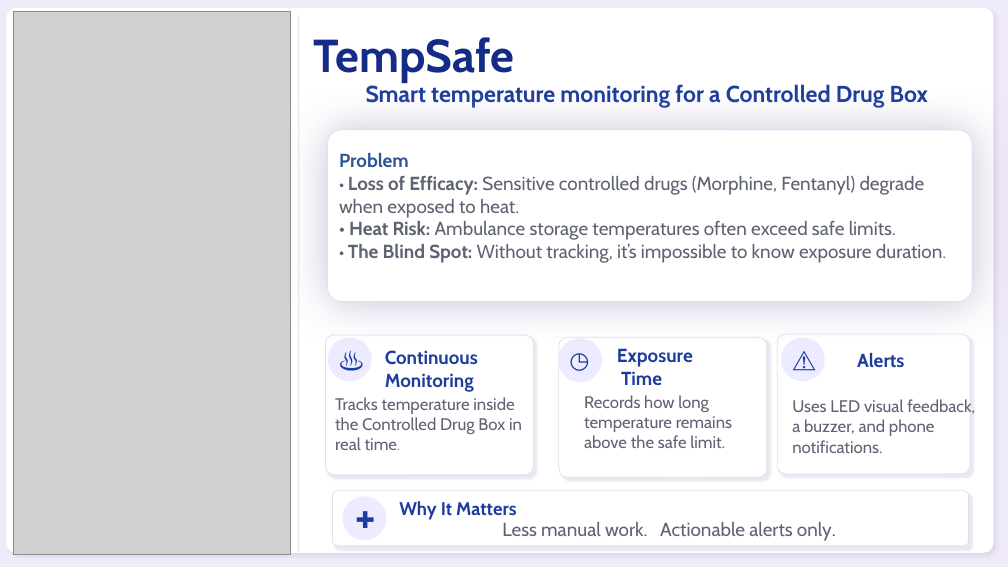
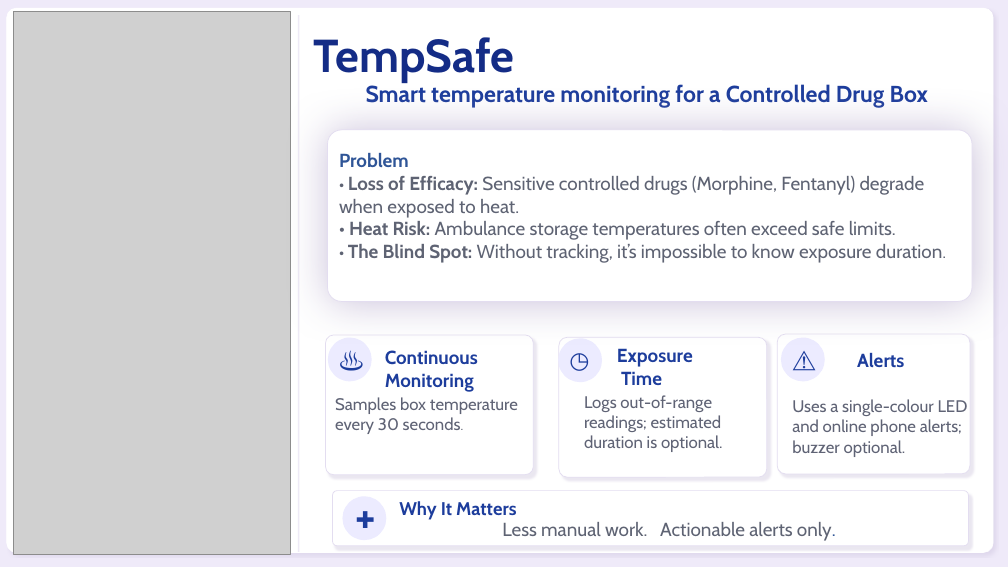
Before and after one commit to nikitsya/Smart-Box, a slide deck: slide 2 of docs/presentation/TempSafe_Elevator_Pitch.pptx. Drawn at 1008x567 pixels with LibreOffice and Linux fonts; fonts in the diff are those of the drawing; grey boxes stand for pictures. Boxes give left, top, right and bottom in pixels: in the first picture for what was removed or moved away, otherwise in the second. Text is boxed around its words. In the diff, an @@ line names an element or a change of style, - is before the commit and + after.

```diff
--- a/docs/presentation/TempSafe_Elevator_Pitch.pptx
+++ b/docs/presentation/TempSafe_Elevator_Pitch.pptx
@@ text at [335,397,518,434]: text changed @@
-Tracks temperature inside the Controlled Drug Box in real time.
+Samples box temperature every 30 seconds.
@@ text at [584,395,723,452]: text changed @@
-Records how long temperature remains above the safe limit.
+Logs out-of-range readings; estimated duration is optional.
@@ text at [792,399,968,457]: text changed @@
-Uses LED visual feedback, a buzzer, and phone notifications.
+Uses a single-colour LED and online phone alerts; buzzer optional.
```
Also in this commit, not shown: 2 other slides changed, 13 other files.
